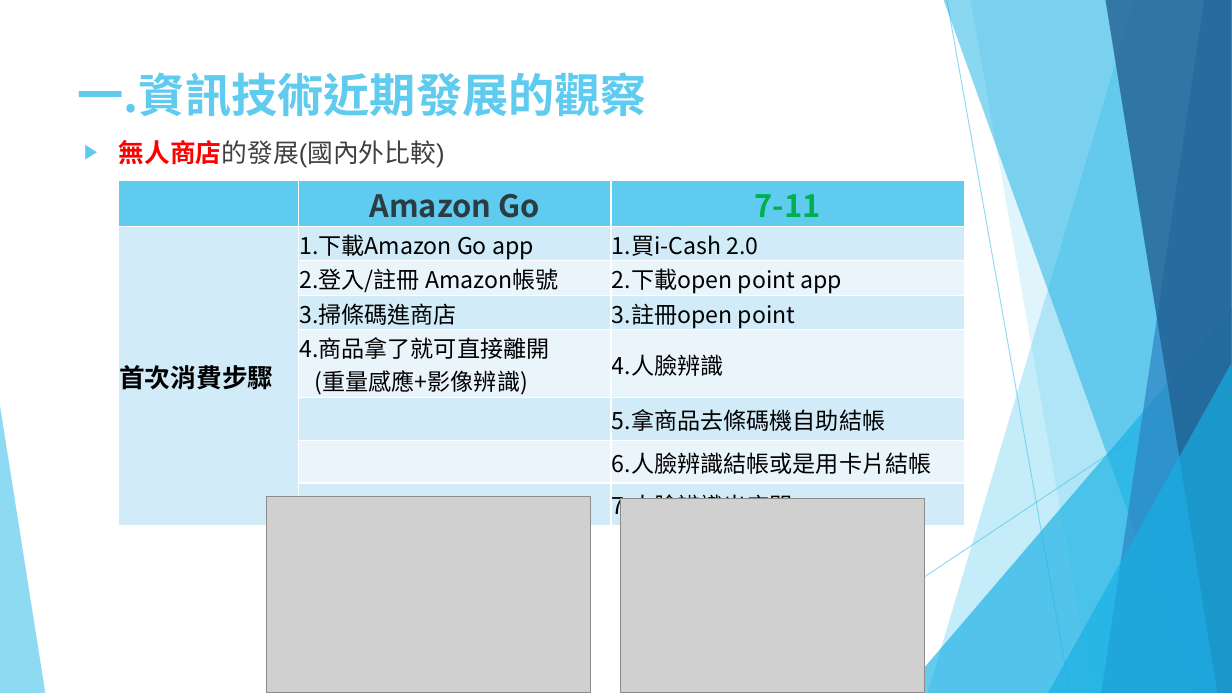
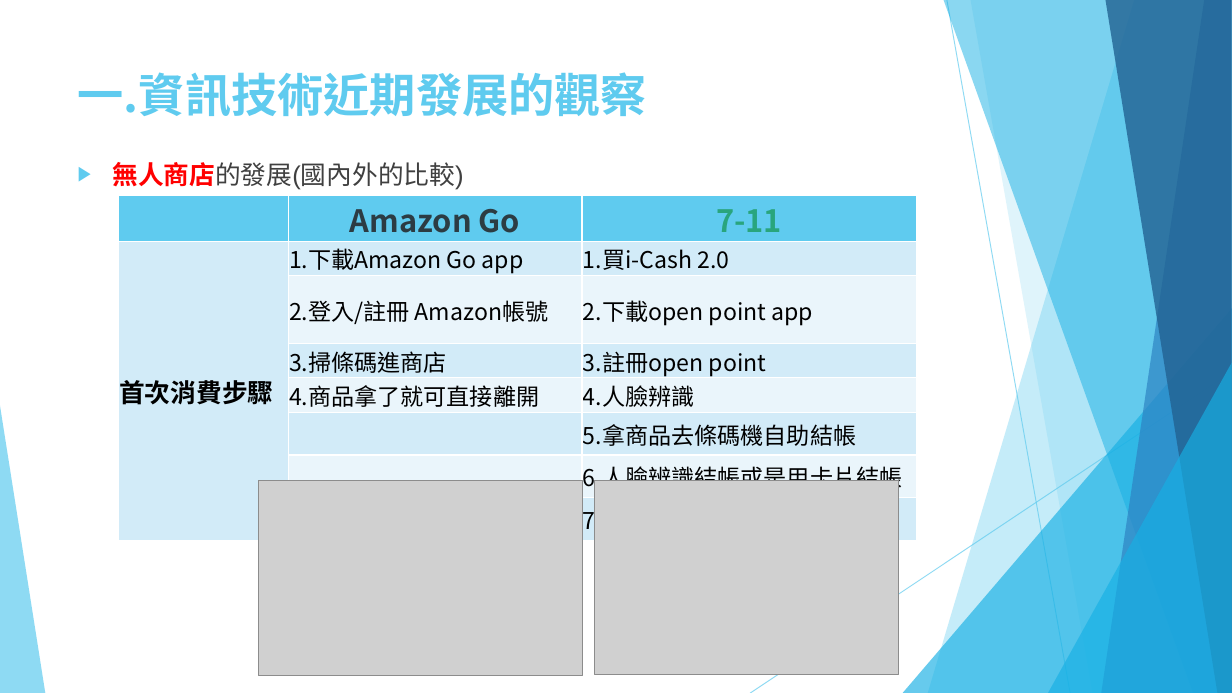
Before and after one commit to hrne/FINAL_REPORT, a slide deck: slide 3 of twu/面試/1100504_中華電信_企客分公司_涂宇欣_v2.pptx. Drawn at 1232x693 pixels with LibreOffice and Linux fonts; fonts in the diff are those of the drawing; grey boxes stand for pictures. Boxes give left, top, right and bottom in pixels: in the first picture for what was removed or moved away, otherwise in the second. Text is boxed around its words. In the diff, an @@ line names an element or a change of style, - is before the commit and + after.

```diff
--- a/twu/面試/1100504_中華電信_企客分公司_涂宇欣_v2.pptx
+++ b/twu/面試/1100504_中華電信_企客分公司_涂宇欣_v2.pptx
@@ text at [112, 162, 463, 190]: text changed @@
-▶ 無人商店的發展(國內外比較)
+▶ 無人商店的發展(國內外的比較)
@@ table at [118, 196, 917, 539] @@
-row 5, column 2: 4.商品拿了就可直接離開 (重量感應+影像辨識)
+row 5, column 2: 4.商品拿了就可直接離開
@@ text colour #00B050 to #29A57D in "7-11" @@
@@ table: place and size @@
-table at [118, 181, 964, 524]
+table at [118, 196, 917, 539]
@@ picture: place and size @@
-picture at [267, 496, 592, 692]
+picture at [259, 481, 583, 677]
@@ picture: place and size @@
-picture at [620, 499, 925, 693]
+picture at [594, 481, 899, 675]
```
Also in this commit, not shown: 3 other slides changed, 3 other files.
